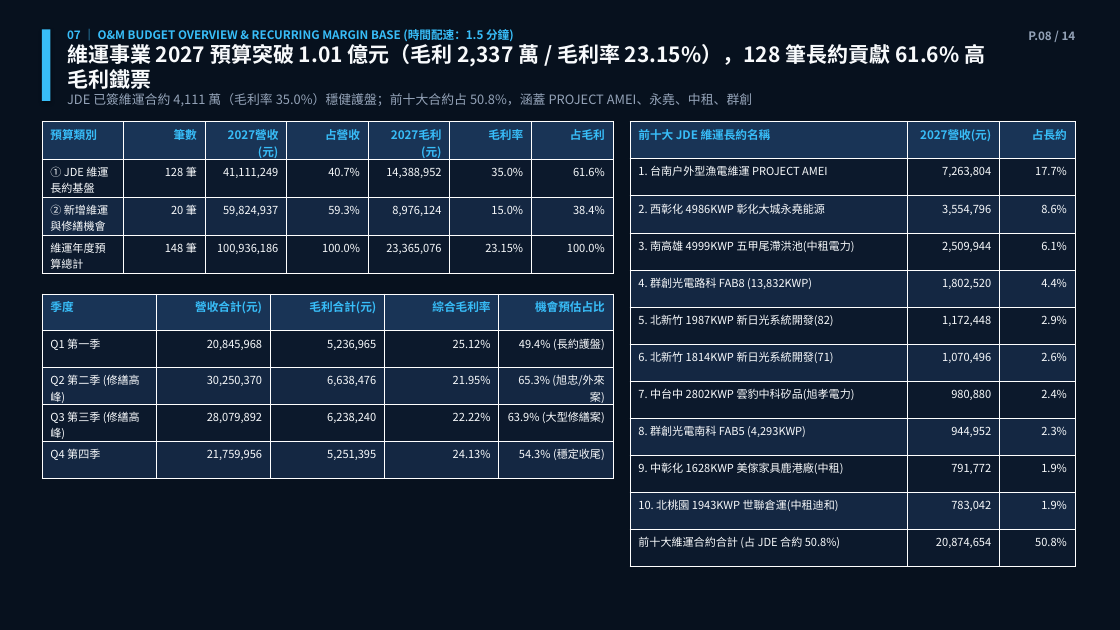
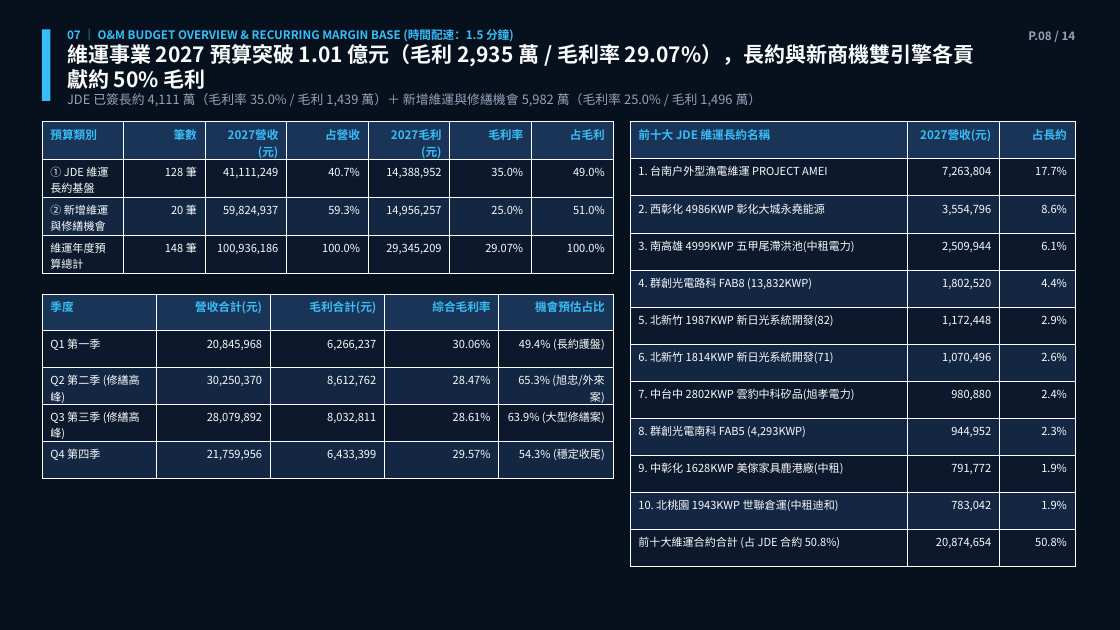
Before and after one commit to davidyeh51/acmepoint-fy2027-business-plan, a slide deck: slide 8 of FY2027_進金生南區暨維運商業計畫報告_董總決策版.pptx. Drawn at 1120x630 pixels with LibreOffice and Linux fonts; fonts in the diff are those of the drawing. Boxes give left, top, right and bottom in pixels: in the first picture for what was removed or moved away, otherwise in the second. Text is boxed around its words. In the diff, an @@ line names an element or a change of style, - is before the commit and + after.

```diff
--- a/FY2027_進金生南區暨維運商業計畫報告_董總決策版.pptx
+++ b/FY2027_進金生南區暨維運商業計畫報告_董總決策版.pptx
@@ text at <box>67,41,975,106</box>: text changed @@
-維運事業 2027 預算突破 1.01 億元（毛利 2,337 萬 / 毛利率 23.15%），128 筆長約貢獻 61.6% 高毛利鐵票
-JDE 已簽維運合約 4,111 萬（毛利率 35.0%）穩健護盤；前十大合約占 50.8%，涵蓋 PROJECT AMEI、永堯、中租、群創
+維運事業 2027 預算突破 1.01 億元（毛利 2,935 萬 / 毛利率 29.07%），長約與新商機雙引擎各貢獻約 50% 毛利
+JDE 已簽長約 4,111 萬（毛利率 35.0% / 毛利 1,439 萬）＋ 新增維運與修繕機會 5,982 萬（毛利率 25.0% / 毛利 1,496 萬）
@@ table at <box>42,122,613,273</box> @@
-row 2, column 7: 61.6%
+row 2, column 7: 49.0%
-row 3: ② 新增維運與修繕機會 | 20 筆 | 59,824,937 | 59.3% | 8,976,124 | 15.0% | 38.4%
+row 3: ② 新增維運與修繕機會 | 20 筆 | 59,824,937 | 59.3% | 14,956,257 | 25.0% | 51.0%
-row 4, column 5: 23,365,076
+row 4, column 5: 29,345,209
-row 4, column 6: 23.15%
+row 4, column 6: 29.07%
@@ table at <box>42,294,613,479</box> @@
-row 2, column 3: 5,236,965
+row 2, column 3: 6,266,237
-row 2, column 4: 25.12%
+row 2, column 4: 30.06%
-row 3, column 3: 6,638,476
+row 3, column 3: 8,612,762
-row 3, column 4: 21.95%
+row 3, column 4: 28.47%
-row 4, column 3: 6,238,240
+row 4, column 3: 8,032,811
-row 4, column 4: 22.22%
+row 4, column 4: 28.61%
-row 5, column 3: 5,251,395
+row 5, column 3: 6,433,399
-row 5, column 4: 24.13%
+row 5, column 4: 29.57%
```
Also in this commit, not shown: 2 other slides changed.
